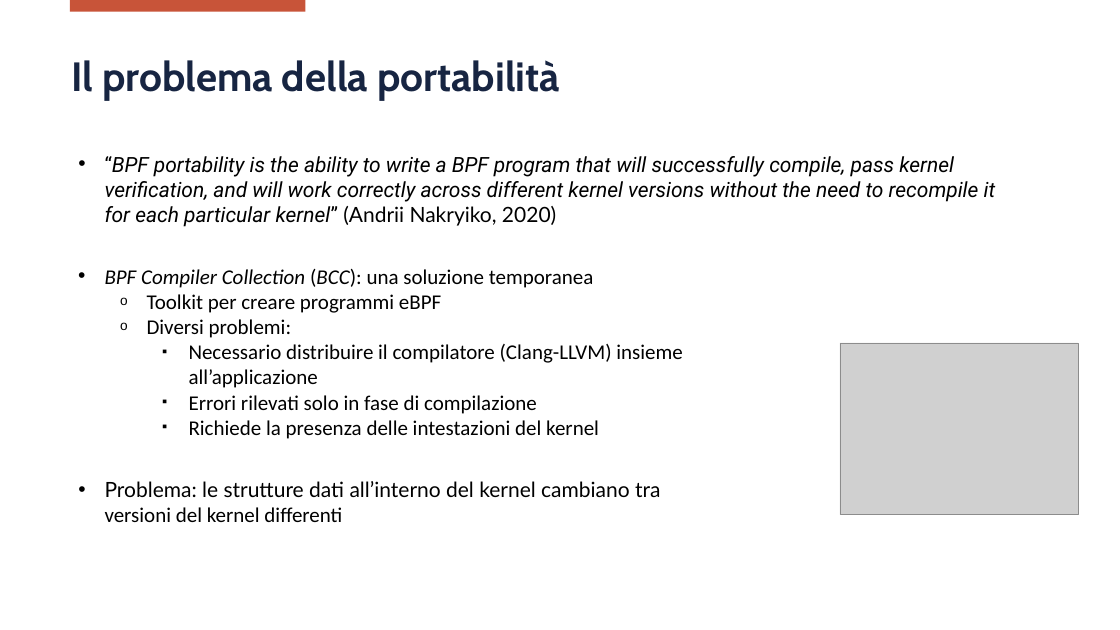
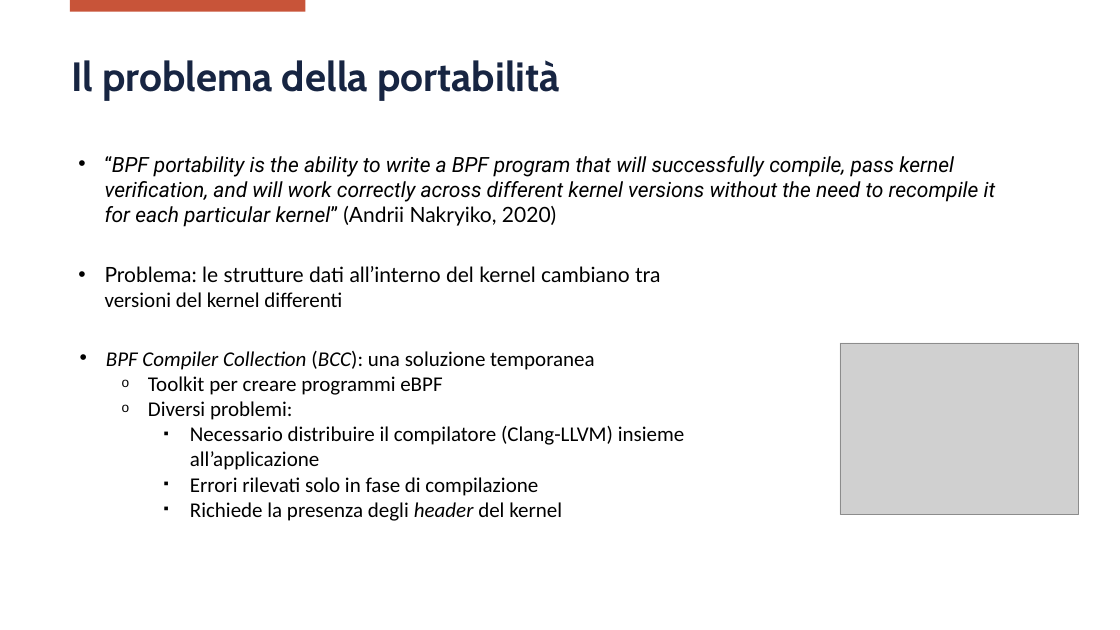
Before and after one commit to Matteo-Locatelli/master_thesis, a slide deck: slide 10 of presentation_ita/Presentation.pptx. Drawn at 1120x630 pixels with LibreOffice and Linux fonts; fonts in the diff are those of the drawing; grey boxes stand for pictures; background and template pictures are left out. Boxes give left, top, right and bottom in pixels: in the first picture for what was removed or moved away, otherwise in the second. Text is boxed around its words. In the diff, an @@ line names an element or a change of style, - is before the commit and + after.

```diff
--- a/presentation_ita/Presentation.pptx
+++ b/presentation_ita/Presentation.pptx
@@ text "Problema: le strutture dati all’interno ...": place and size @@
-text "Problema: le strutture dati all’interno ..." at bbox=[105, 481, 660, 522]
+text "Problema: le strutture dati all’interno ..." at bbox=[105, 266, 660, 307]
@@ text "BPF Compiler Collection (BCC): una ...": place and size @@
-text "BPF Compiler Collection (BCC): una ..." at bbox=[105, 269, 682, 439]
+text "BPF Compiler Collection (BCC): una ..." at bbox=[106, 351, 684, 521]
@@ text at bbox=[190, 502, 562, 521]: text changed @@
-    ▪ Richiede la presenza delle intestazioni del kernel
+    ▪ Richiede la presenza degli header del kernel
```
Also in this commit, not shown: 7 other slides changed, 2 other files.
